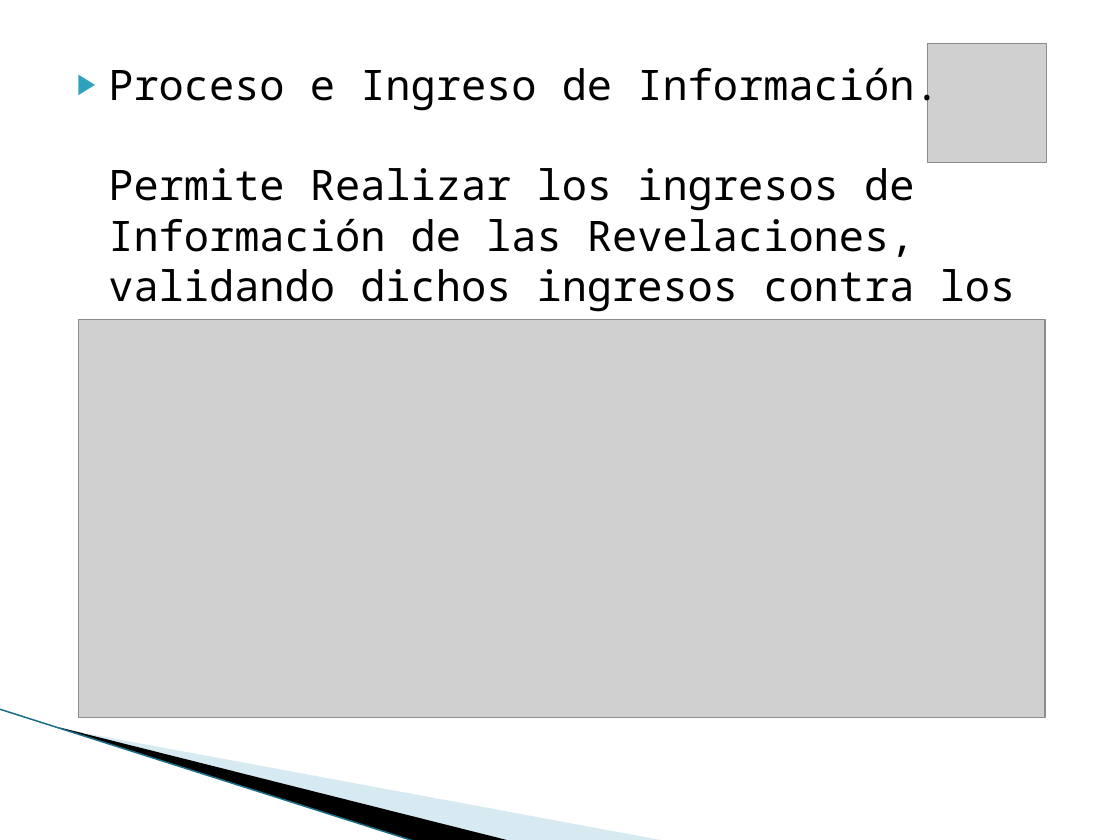
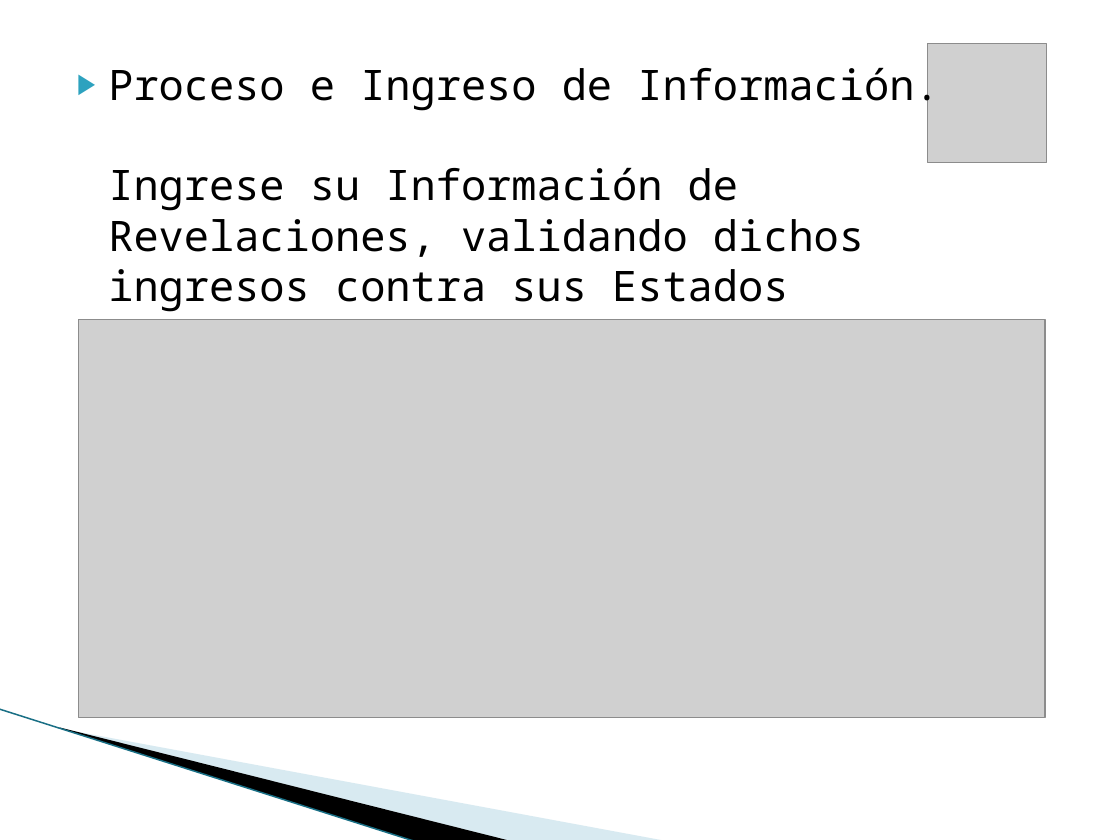
Before and after one commit to vicky1404/rev-ii, a slide deck: slide 16 of docs/comercial/brochure.pptx. Drawn at 1120x840 pixels with LibreOffice and Linux fonts; fonts in the diff are those of the drawing; grey boxes stand for pictures; background and template pictures are left out. Boxes give left, top, right and bottom in pixels: in the first picture for what was removed or moved away, otherwise in the second. Text is boxed around its words. In the diff, an @@ line names an element or a change of style, - is before the commit and + after.

```diff
--- a/docs/comercial/brochure.pptx
+++ b/docs/comercial/brochure.pptx
@@ text at bbox=[108, 60, 939, 320]: text changed @@
-▶ Proceso e Ingreso de Información.
-  Permite Realizar los ingresos de Información de las Revelaciones, validando dichos ingresos contra los estados financieros.
+▶ Proceso e Ingreso de Información.
+  Ingrese su Información de Revelaciones, validando dichos ingresos contra sus Estados Financieros.
```
Also in this commit, not shown: 8 other slides changed.
